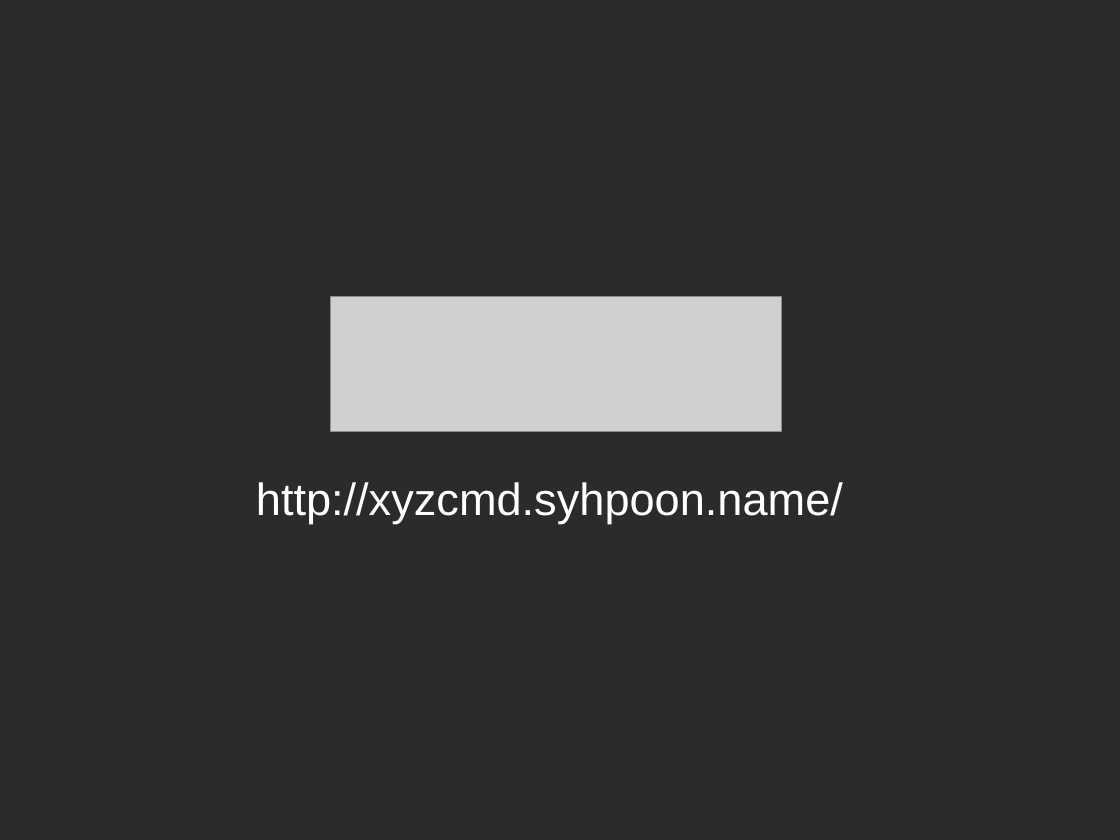
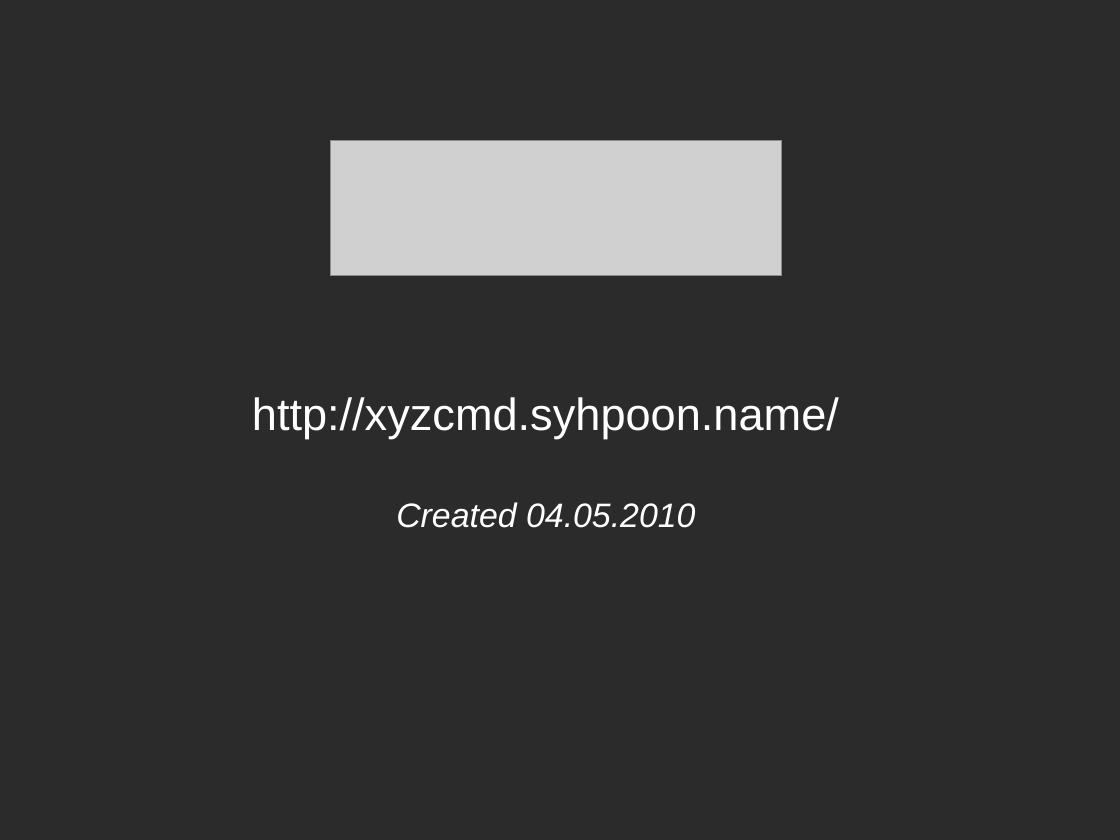
Before and after one commit to syhpoon/xyzcmd, a slide deck: slide 1 of doc/overview.odp. Drawn at 1120x840 pixels with LibreOffice and Linux fonts; fonts in the diff are those of the drawing; grey boxes stand for pictures; background and template pictures are left out; a plain dark background stands for a picture behind light text. Boxes give left, top, right and bottom in pixels: in the first picture for what was removed or moved away, otherwise in the second. Text is boxed around its words. In the diff, an @@ line names an element or a change of style, - is before the commit and + after.

```diff
--- a/doc/overview.odp
+++ b/doc/overview.odp
@@ subtitle "http://xyzcmd.syhpoon.name/": place and size @@
-subtitle "http://xyzcmd.syhpoon.name/" at box(256, 482, 843, 523)
+subtitle "http://xyzcmd.syhpoon.name/" at box(252, 397, 839, 528)
@@ picture: place and size @@
-picture at box(330, 297, 782, 432)
+picture at box(330, 140, 782, 275)
@@ subtitle at box(396, 502, 695, 528): paragraph added @@
+Created 04.05.2010
```
Also in this commit, not shown: 1 other slide changed, 2 slides added, 1 slide removed, 5 other files.
